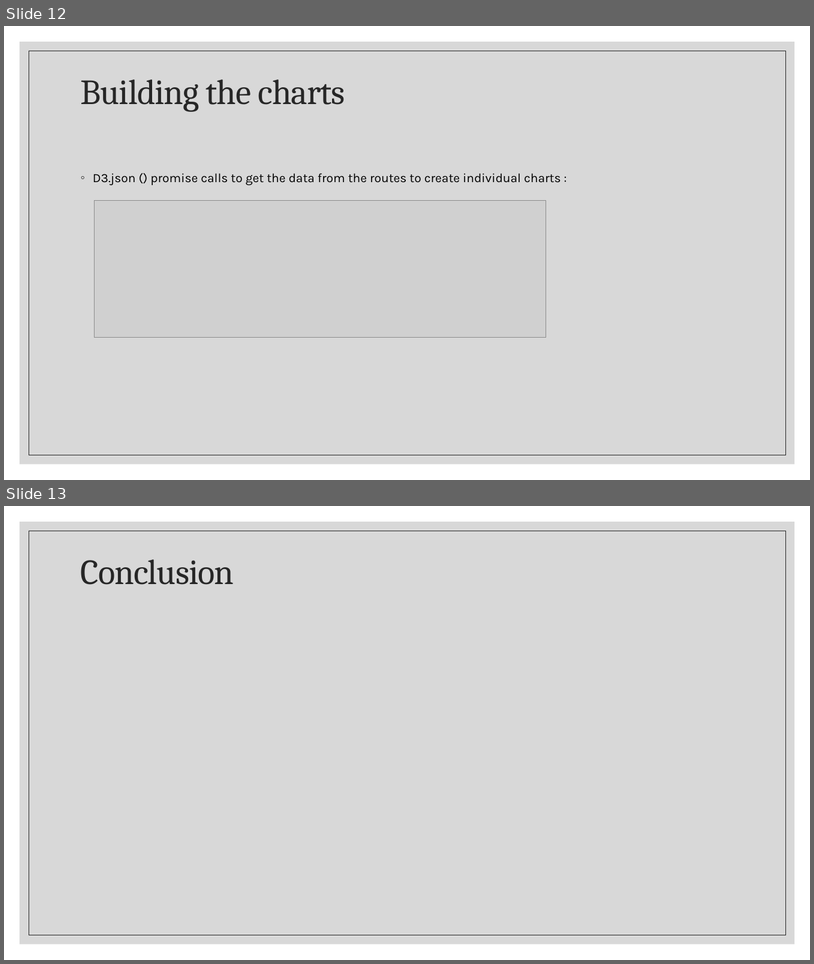
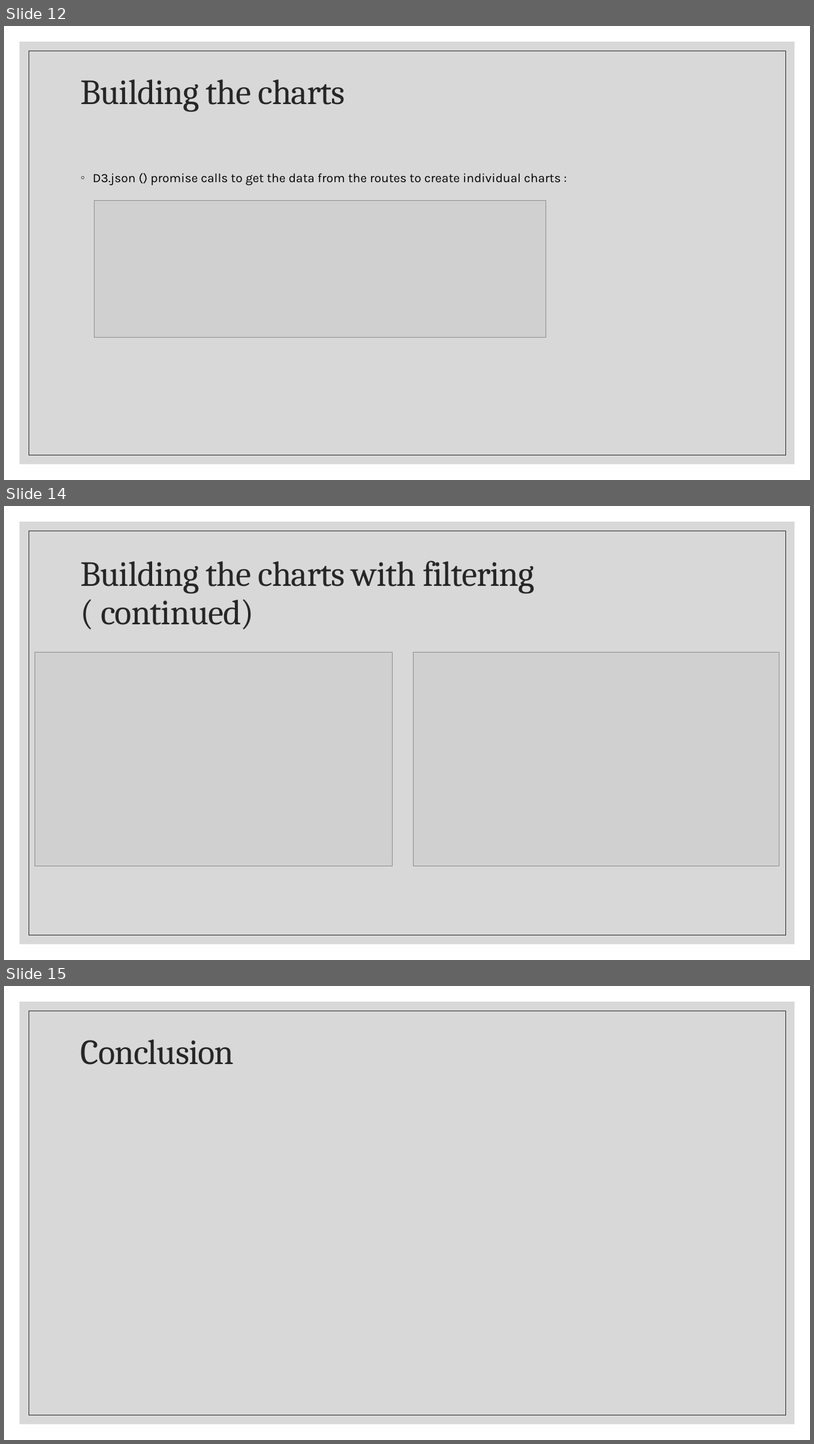
Before and after one commit to alexisperumal/covid-19, a slide deck: Presentation/Project 1 Presentation.pptx. Shown one above the other, each under a label of ours: slides 12 and 13 before the commit, slides 12, 14 and 15 after it; the slides between them are not shown. The pictures are 814x964 and 814x1444 pixels, drawn with LibreOffice and Linux fonts; fonts in the diff are those of the drawing; grey boxes stand for pictures. Boxes give left, top, right and bottom in pixels: in the first picture for what was removed or moved away, otherwise in the second. Text is boxed around its words. In the diff, an @@ line names an element or a change of style, - is before the commit and + after.

```diff
--- a/Presentation/Project 1 Presentation.pptx
+++ b/Presentation/Project 1 Presentation.pptx
@@ slide 14 added at box(4, 506, 810, 960), background #FFFFFF; not listed: 2 template elements that a slide beside it also shows @@
@@ title added at box(81, 561, 535, 630), 42 pt, text #262626 @@
+Building the charts with filtering
+( continued)
@@ picture added at box(35, 652, 392, 866) @@
@@ picture added at box(414, 652, 780, 866) @@
@@ what was slide 13 is now slide 15 @@
```
Also in this commit, not shown: 1 slide changed, 1 other slide added.
